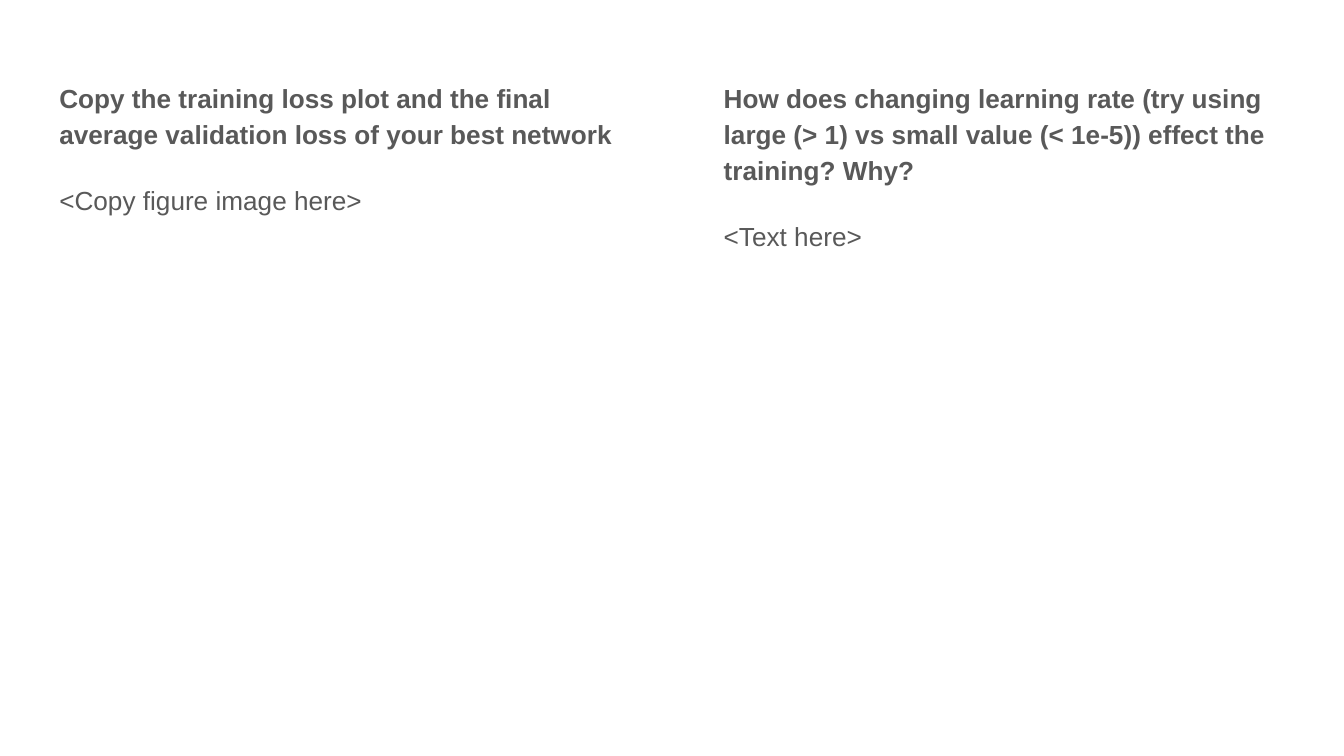
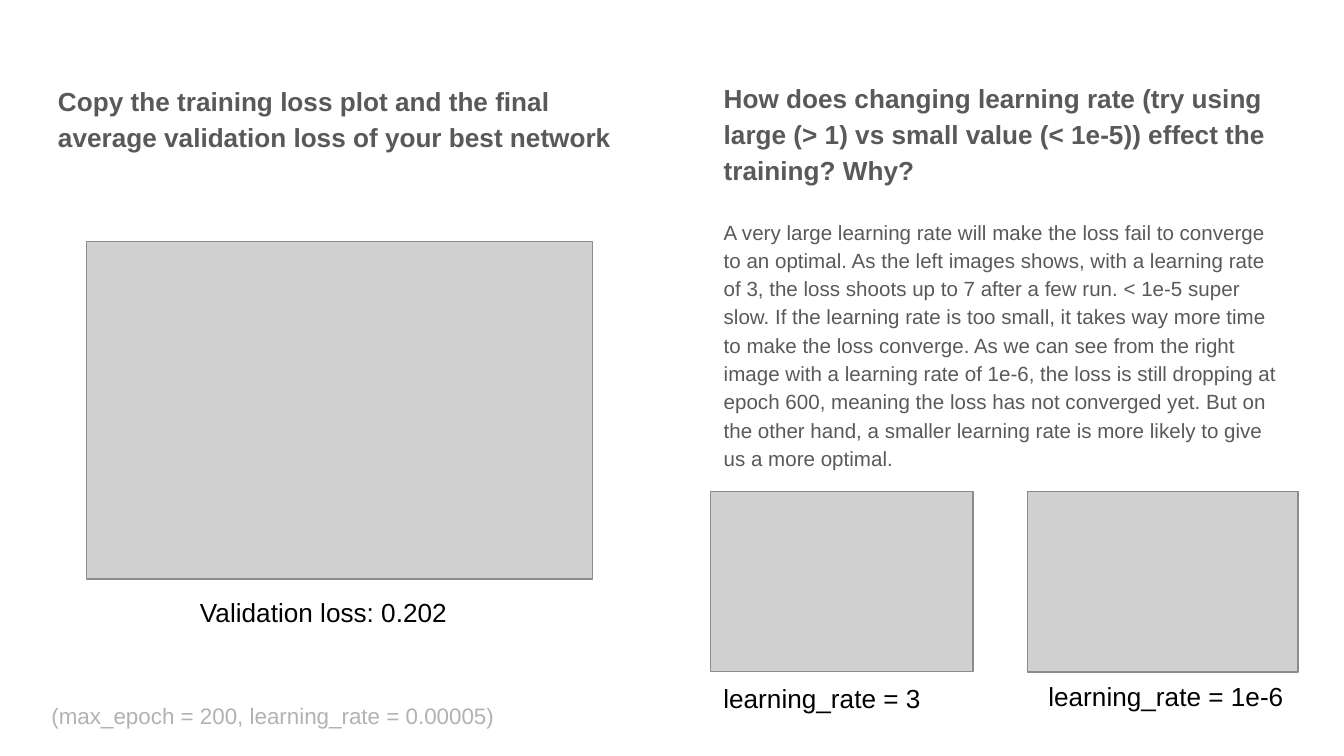
Before and after one commit to jielyugt/depth_estimation, a slide deck: slide 15 of proj4_template.pptx. Drawn at 1344x756 pixels with LibreOffice and Linux fonts; fonts in the diff are those of the drawing; grey boxes stand for pictures. Boxes give left, top, right and bottom in pixels: in the first picture for what was removed or moved away, otherwise in the second. Text is boxed around its words. In the diff, an @@ line names an element or a change of style, - is before the commit and + after.

Commit message:
optimal learning_rate and max_epoch added in MCNET

```diff
--- a/proj4_template.pptx
+++ b/proj4_template.pptx
@@ text at bbox=[59, 191, 362, 216]: paragraph removed @@
-<Copy figure image here>
@@ text at bbox=[724, 225, 1275, 471]: text changed; size 14 to 11 pt @@
-<Text here>
+A very large learning rate will make the loss fail to converge to an optimal. As the left images shows, with a learning rate of 3, the loss shoots up to 7 after a few run. < 1e-5 super slow. If the learning rate is too small, it takes way more time to make the loss converge. As we can see from the right image with a learning rate of 1e-6, the loss is still dropping at epoch 600, meaning the loss has not converged yet. But on the other hand, a smaller learning rate is more likely to give us a more optimal.
@@ picture added at bbox=[86, 242, 593, 579] @@
@@ picture added at bbox=[710, 492, 973, 672] @@
@@ picture added at bbox=[1027, 492, 1298, 672] @@
@@ text added at bbox=[200, 603, 446, 623], 14 pt, text #000000 @@
+Validation loss: 0.202
@@ text added at bbox=[723, 689, 921, 713], 14 pt, text #000000 @@
+learning_rate = 3
@@ text added at bbox=[1048, 687, 1283, 712], 14 pt, text #000000 @@
+learning_rate = 1e-6
@@ text added at bbox=[51, 708, 494, 729], 12 pt, text #B2B2B2 @@
+(max_epoch = 200, learning_rate = 0.00005)
```
Also in this commit, not shown: 13 other slides changed.
